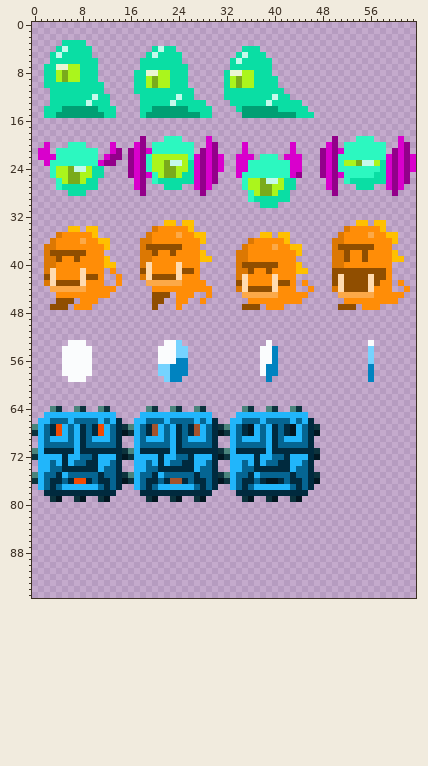
Sprite sheet, stored at platformer/assets/images/mes/enemies.png. This is how it looked before the edit.
The file is 64x96 pixels.
After the commit:
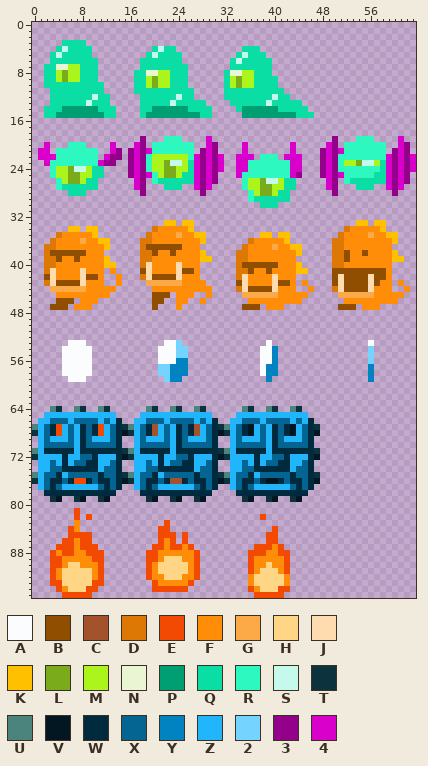
Palette (. is transparent): A #fafcfd  B #904e00  C #a3522c  D #dc7803  E #f24a02  F #ff8d07  G #fca948  H #ffd685  J #ffdbb0  K #ffc000  L #7aab1b  M #abf51c  N #eaf5d3  P #009f73  Q #0adea4  R #2cf8c0  S #c5f9eb  T #0c333d  U #4a847c  V #021721  W #002a3e  X #056592  Y #0083c0  Z #21b6fb  2 #75d3ff  3 #93008a  4 #d900cc
What changed:
y 37: x 51..56 BBBBBB -> DFFFFF
y 39: x 55 B -> F
y 81: x 7 . -> E
y 82: x 7 . -> E; x 9 . -> E; x 38 . -> E
y 83: x 7 . -> F; x 22 . -> E
y 84: x 6..7 .. -> EF; x 21..22 .. -> EE; x 40 . -> E
y 85: x 6..9 .... -> EEEE; x 21..23 ... -> EEE; x 25 . -> E; x 39..40 .. -> EE
y 86: x 5..9 ..... -> EEFEE; x 21..23 ... -> EFE; x 25 . -> E; x 39..40 .. -> EE
y 87: x 4..10 ....... -> EEEFEEE; x 20..26 ....... -> EEFEEFE; x 37..41 ..... -> EEEFE
y 88: x 3..11 ......... -> EFEEFFEEE; x 19..27 ......... -> EEFFFFFFE; x 36..42 ....... -> EEEFFEE
y 89: x 3..11 ......... -> EEFFFFFEE; x 19..27 ......... -> EEFHHHFFE; x 36..42 ....... -> EFFFFFE
y 90: x 3..11 ......... -> EEFHHFFFE; x 19..27 ......... -> EFHHHHHFE; x 36..42 ....... -> EFFHFFE
y 91: x 3..11 ......... -> EFHHHHHFE; x 19..27 ......... -> EFHHHHHFE; x 36..42 ....... -> EFHHHFE
y 92: x 3..11 ......... -> EFHHHHHFE; x 19..27 ......... -> EFFHHHFFE; x 36..42 ....... -> FHHHHHF
y 93: x 3..11 ......... -> EEHHHHHEE; x 20..26 ....... -> EFFFFFE; x 36..42 ....... -> FHHHHHF
y 94: x 4..10 ....... -> EFHHHEE; x 20..25 ...... -> EEEEEE; x 36..42 ....... -> EFHHHEE
y 95: x 5..9 ..... -> EEEEE; x 37..41 ..... -> EEEEE
